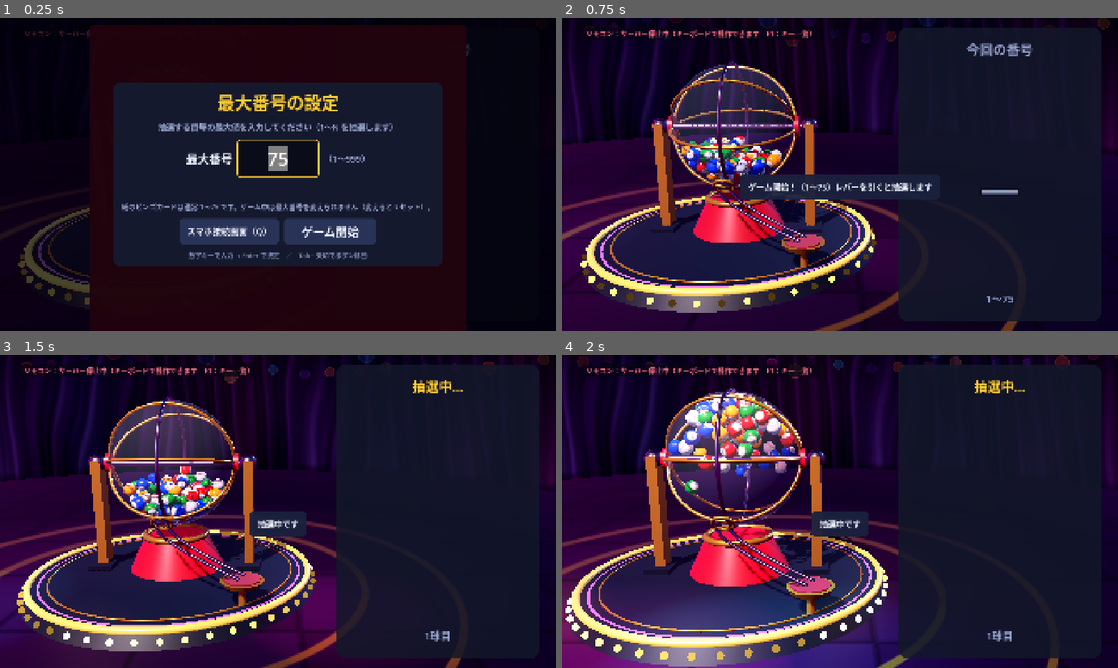
Above: before the commit, frames 1-4 (two rows, left to right).
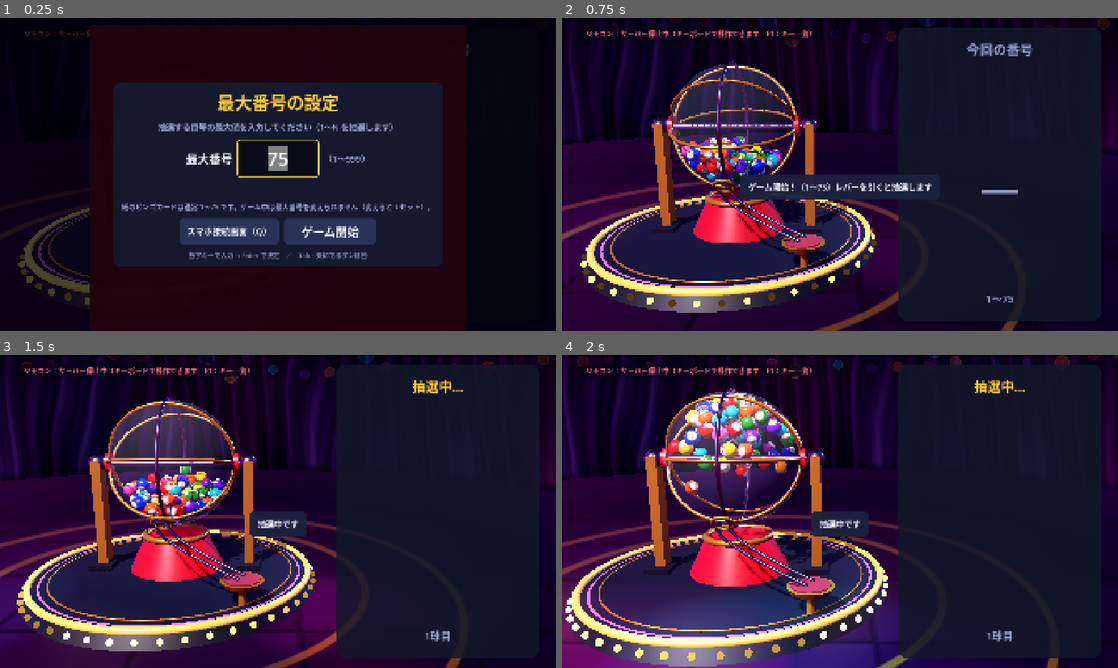
Above: after the commit, the same moments.

Repository: artisan-sawasaka/Bingo
Game: Godot game, scene res://scenes/main.tscn
Same seed, same stepped clock (60 frames per second), same inputs: the game is played once before the commit and once after it.
Inputs (mouse positions are in pixels of both pictures, inside the frame that each line leads up to):
- Up to frame 1 (0.25 s): no input
- Up to frame 2 (0.75 s): click "ゲーム開始" at 0.5 s
- Up to frame 3 (1.5 s): tap Enter at 1.25, 1.35 s; move the mouse to (400, 495) at 1.27 s; hold Right from 1.28 s (still down); click (400, 495) at 1.42 s
- Up to frame 4 (2 s): keep holding Right; tap Space at 1.52 s

The runs differ from the first frame. In frame 2, 1.0% of the frame differs, in the area x 21-40%, y 37-53%; in frame 3, 1.3%; in frame 4, 2.1%, in the area x 19-42%, y 11-45%.

Commit message:
球の色を 10 の位ごとの 10 色にし、番号一覧の行もそろえる
- 球の色：1〜9 青、10〜19 赤、20〜29 緑、30〜39 黄、40〜49 紫、50〜59 オレンジ、
  60〜69 水色、70〜79 ピンク、80〜89 茶、90〜99 白（100 以上は同じ順でくり返し）。
  最大番号によらず同じ番号は同じ色。B〜O の文字はカードの列のまま
- 番号一覧の文字色は白／濃い色のうちコントラストの高いほうを自動で選ぶ（4:1 以上）
- 番号一覧の行を 10 の位ごと（1〜9 / 10〜19 / …）にし、1 行が 1 色になるようにする
- テスト：test_ball_colors、test_number_board を追加（Godot 125件すべて合格）

Co-Authored-By: Claude Opus 5.5 <noreply@anthropic.com>

Diff:
--- a/scripts/ui/hud.gd
+++ b/scripts/ui/hud.gd
@@ -172,7 +172,9 @@
 		return
 	_number.text = str(n)
 	var col := BallColors.color_for(n, max_number)
-	_number.add_theme_color_override("font_color", col.lightened(0.25) if BallColors.band(n, max_number) != 2 else Color.WHITE)
+	# Same color as the ball, a bit lighter so the dark panel keeps it readable
+	# (even the darkest ones, blue / purple / brown, stay above 5:1).
+	_number.add_theme_color_override("font_color", col.lightened(0.25))
 	_letter.text = BallColors.letter_for(n, max_number)
 	_letter.add_theme_color_override("font_color", col.lightened(0.2))
 	_letter.modulate.a = 1.0
--- a/scripts/ui/number_board.gd
+++ b/scripts/ui/number_board.gd
@@ -1,7 +1,9 @@
 extends Control
-## Every number 1..N, 10 per row (1-10, 11-20, ...). Drawn numbers are filled
-## with their ball color, the latest one pulses. When N is large the rows are
-## split into side-by-side blocks so the cells stay readable.
+## Every number 1..N, one row per tens digit (0-9, 10-19, 20-29, ...), so a
+## row is exactly one ball color (BallColors groups by the tens digit). The
+## first row starts with an empty cell where 0 would be. Drawn numbers are
+## filled with their ball color, the latest one pulses. When N is large the
+## rows are split into side-by-side blocks so the cells stay readable.
 ## Custom-drawn (one rect + one string per cell) so N up to 999 stays cheap.
 
 const BallColors = preload("res://scripts/util/ball_colors.gd")
@@ -38,9 +40,19 @@
 		queue_redraw()
 
 
+## Rows needed for 1..max: one per tens digit (75 -> 0-9 ... 70-79 = 8 rows).
+static func row_count(p_max: int) -> int:
+	return p_max / PER_ROW + 1 if p_max > 0 else 0
+
+
+## (column, row) of number n: column = ones digit, row = tens and above.
+static func cell_of(n: int) -> Vector2i:
+	return Vector2i(n % PER_ROW, n / PER_ROW)
+
+
 ## Returns { blocks, rows_per_block, cw, ch } maximizing the cell size.
 func layout() -> Dictionary:
-	var rows_total := int(ceil(float(max_number) / PER_ROW))
+	var rows_total := row_count(max_number)
 	var best := {"blocks": 1, "rows_per_block": rows_total, "cw": 1.0, "ch": 1.0}
 	var best_score := -1.0
 	for blocks in range(1, rows_total + 1):
@@ -68,12 +80,12 @@
 	var gap := clampf(minf(cw, ch) * 0.07, 1.0, 8.0)
 	var fs := int(clampf(minf(ch * 0.6, cw * 0.42), 8.0, 96.0))
 	# Center the whole grid vertically when cells were capped.
-	var used_h := ch * mini(rpb, int(ceil(float(max_number) / PER_ROW)))
+	var used_h := ch * mini(rpb, row_count(max_number))
 	var y0 := maxf(0.0, (size.y - used_h) * 0.5)
 	for n in range(1, max_number + 1):
-		var idx := n - 1
-		var row := idx / PER_ROW
-		var col := idx % PER_ROW
+		var cell := cell_of(n)
+		var row := cell.y
+		var col := cell.x
 		var block := row / rpb
 		var row_in_block := row % rpb
 		var origin := Vector2(block * (block_w + BLOCK_GAP), y0)
--- a/scripts/util/ball_colors.gd
+++ b/scripts/util/ball_colors.gd
@@ -1,30 +1,59 @@
 extends RefCounted
-## Ball / board colors. For max 75 the classic B-I-N-G-O columns are used
-## (1-15 B, 16-30 I, 31-45 N, 46-60 G, 61-75 O). Other sizes use 5 equal bands.
+## Ball / board colors: 10 colors by the tens digit — 1-9 blue, 10-19 red,
+## 20-29 green, ... 90-99 silver. From 100 on the colors repeat (100-109 blue
+## again). For max 75 the B-I-N-G-O letters still follow the card columns
+## (1-15 B, 16-30 I, 31-45 N, 46-60 G, 61-75 O), independent of the color.
 
 const LETTERS := ["B", "I", "N", "G", "O"]
+## Index = tens digit (number / 10 % 10).
 const PALETTE := [
-	Color(0.18, 0.45, 0.95),  # blue
-	Color(0.92, 0.22, 0.25),  # red
-	Color(0.88, 0.88, 0.92),  # white / silver
-	Color(0.15, 0.72, 0.38),  # green
-	Color(0.98, 0.72, 0.12),  # yellow / orange
+	Color(0.15, 0.40, 0.95),  # 0-9   blue
+	Color(0.90, 0.18, 0.20),  # 10-19 red
+	Color(0.13, 0.68, 0.32),  # 20-29 green
+	Color(0.98, 0.84, 0.14),  # 30-39 yellow
+	Color(0.56, 0.30, 0.86),  # 40-49 purple
+	Color(1.00, 0.52, 0.10),  # 50-59 orange
+	Color(0.10, 0.78, 0.86),  # 60-69 cyan
+	Color(0.98, 0.48, 0.74),  # 70-79 pink
+	Color(0.56, 0.34, 0.18),  # 80-89 brown
+	Color(0.88, 0.88, 0.92),  # 90-99 white / silver
 ]
+const DARK_INK := Color(0.08, 0.09, 0.14)
 
 
+## Color group of a number: its tens digit (0-9 -> 0, 10-19 -> 1, ..., 100-109 -> 0).
+static func group(number: int) -> int:
+	return (maxi(number, 0) / 10) % PALETTE.size()
+
+
+## B-I-N-G-O column (0..4) of a number: 5 equal parts of 1..max_number.
 static func band(number: int, max_number: int) -> int:
 	if max_number <= 0:
 		return 0
 	return clampi(int(float(number - 1) * 5.0 / float(max_number)), 0, 4)
 
 
-static func color_for(number: int, max_number: int) -> Color:
-	return PALETTE[band(number, max_number)]
+## `_max_number` is kept so callers need not care how colors are assigned.
+static func color_for(number: int, _max_number: int = 0) -> Color:
+	return PALETTE[group(number)]
 
 
-## Text color that stays readable on top of `color_for()`.
-static func ink_for(number: int, max_number: int) -> Color:
-	return Color(0.08, 0.09, 0.14) if band(number, max_number) in [2, 4] else Color.WHITE
+## Text color that stays readable on top of `color_for()`: white or dark,
+## whichever has the higher contrast (WCAG relative luminance).
+static func ink_for(number: int, _max_number: int = 0) -> Color:
+	var bg := color_for(number)
+	return Color.WHITE if contrast(bg, Color.WHITE) >= contrast(bg, DARK_INK) else DARK_INK
+
+
+static func contrast(a: Color, b: Color) -> float:
+	var la := _luminance(a)
+	var lb := _luminance(b)
+	return (maxf(la, lb) + 0.05) / (minf(la, lb) + 0.05)
+
+
+static func _luminance(c: Color) -> float:
+	var l := c.srgb_to_linear()
+	return 0.2126 * l.r + 0.7152 * l.g + 0.0722 * l.b
 
 
 static func uses_bingo_letters(max_number: int) -> bool:
--- /dev/null
+++ b/tests/unit/test_ball_colors.gd
@@ -0,0 +1,62 @@
+extends "res://tests/test_case.gd"
+
+const BallColors = preload("res://scripts/util/ball_colors.gd")
+
+
+func test_ten_colors_by_tens_digit() -> void:
+	eq(BallColors.PALETTE.size(), 10, "10 colors")
+	for n in range(1, 10):
+		eq(BallColors.group(n), 0, "%d in 0-9" % n)
+	for g in 10:
+		for n in range(g * 10, g * 10 + 10):
+			eq(BallColors.group(n), g, "%d" % n)
+			eq(BallColors.color_for(n, 75), BallColors.PALETTE[g], "color of %d" % n)
+	check(BallColors.color_for(9, 75) != BallColors.color_for(10, 75), "9 and 10 differ")
+	check(BallColors.color_for(19, 75) != BallColors.color_for(20, 75), "19 and 20 differ")
+
+
+func test_colors_do_not_depend_on_max_number() -> void:
+	for n in [1, 15, 16, 42, 75]:
+		for mx in [75, 90, 100, 999]:
+			eq(BallColors.color_for(n, mx), BallColors.color_for(n), "%d at max %d" % [n, mx])
+
+
+func test_from_100_the_colors_repeat() -> void:
+	eq(BallColors.group(100), 0, "100-109 like 0-9")
+	eq(BallColors.group(115), 1, "110-119 like 10-19")
+	eq(BallColors.group(999), 9, "990-999 like 90-99")
+	eq(BallColors.color_for(105, 999), BallColors.color_for(5, 999), "same color")
+
+
+func test_0_to_9_is_blue() -> void:
+	var c: Color = BallColors.color_for(5)
+	check(c.b > c.r and c.b > c.g, "blue: %s" % str(c))
+
+
+func test_colors_are_distinct() -> void:
+	var p: Array = BallColors.PALETTE
+	for i in p.size():
+		for j in range(i + 1, p.size()):
+			var a: Color = p[i]
+			var b: Color = p[j]
+			var d := Vector3(a.r - b.r, a.g - b.g, a.b - b.b).length()
+			check(d > 0.25, "groups %d / %d too close (%.2f)" % [i, j, d])
+
+
+func test_text_on_every_color_is_readable() -> void:
+	# History board cells: number printed on the ball color.
+	for g in 10:
+		var n := g * 10 + 5
+		var bg: Color = BallColors.color_for(n)
+		var cr: float = BallColors.contrast(bg, BallColors.ink_for(n))
+		check(cr >= 4.0, "group %d contrast %.2f" % [g, cr])
+
+
+func test_bingo_letters_still_follow_card_columns() -> void:
+	eq(BallColors.letter_for(1, 75), "B", "1")
+	eq(BallColors.letter_for(15, 75), "B", "15")
+	eq(BallColors.letter_for(16, 75), "I", "16")
+	eq(BallColors.letter_for(45, 75), "N", "45")
+	eq(BallColors.letter_for(60, 75), "G", "60")
+	eq(BallColors.letter_for(75, 75), "O", "75")
+	eq(BallColors.letter_for(10, 90), "", "no letters unless max is 75")
--- /dev/null
+++ b/tests/unit/test_number_board.gd
@@ -0,0 +1,36 @@
+extends "res://tests/test_case.gd"
+
+const NumberBoard = preload("res://scripts/ui/number_board.gd")
+const BallColors = preload("res://scripts/util/ball_colors.gd")
+
+
+func test_rows_follow_the_tens_digit() -> void:
+	eq(NumberBoard.cell_of(1), Vector2i(1, 0), "1: first row, after the empty 0 cell")
+	eq(NumberBoard.cell_of(9), Vector2i(9, 0), "9: end of first row")
+	eq(NumberBoard.cell_of(10), Vector2i(0, 1), "10 starts row 2")
+	eq(NumberBoard.cell_of(19), Vector2i(9, 1), "19 ends row 2")
+	eq(NumberBoard.cell_of(75), Vector2i(5, 7), "75")
+	eq(NumberBoard.cell_of(100), Vector2i(0, 10), "100")
+	eq(NumberBoard.cell_of(999), Vector2i(9, 99), "999")
+
+
+func test_row_count() -> void:
+	eq(NumberBoard.row_count(0), 0, "no game")
+	eq(NumberBoard.row_count(1), 1, "1")
+	eq(NumberBoard.row_count(9), 1, "1-9")
+	eq(NumberBoard.row_count(10), 2, "1-9 + 10")
+	eq(NumberBoard.row_count(75), 8, "0-9 ... 70-75")
+	eq(NumberBoard.row_count(99), 10, "0-9 ... 90-99")
+	eq(NumberBoard.row_count(100), 11, "100 on its own row")
+	eq(NumberBoard.row_count(999), 100, "999")
+
+
+func test_every_row_is_one_color_and_cells_are_unique() -> void:
+	var used := {}
+	for n in range(1, 1000):
+		var c: Vector2i = NumberBoard.cell_of(n)
+		check(not used.has(c), "cell of %d is free" % n)
+		used[c] = true
+		check(c.y < NumberBoard.row_count(999), "%d inside the grid" % n)
+		var row_color: Color = BallColors.PALETTE[c.y % 10]
+		eq(BallColors.color_for(n), row_color, "%d has its row's color" % n)
Not shown, added: tests/unit/test_ball_colors.gd.uid
Not shown, added: tests/unit/test_number_board.gd.uid
Not shown, changed: docs/model-contract.md
Not shown, changed: docs/test-plan.md
